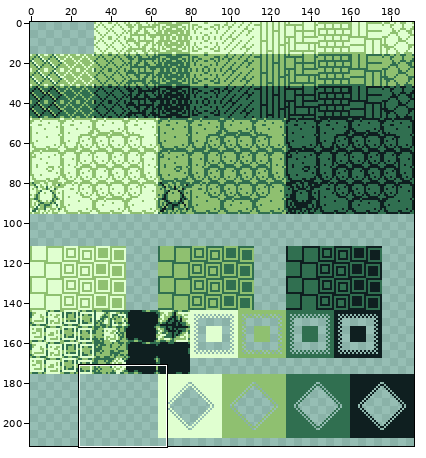
Sprite sheet, stored at skylands-of-solarus/data/tilesets/dungeon/d_fc_trv_floors_01.tiles.png. The first picture is a wide view before the edit; the outline marks the close-up.
Close-up. Earlier state:
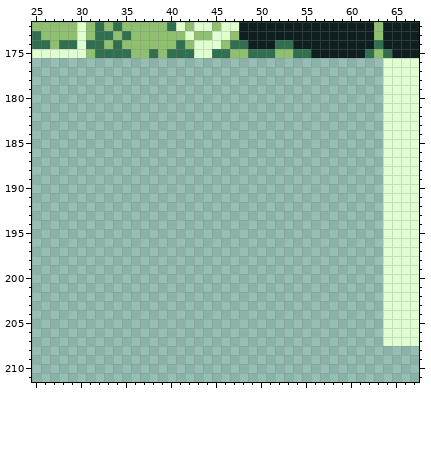
The file is 192x256 pixels. Shown: x 25..67, y 172..211. The wide view leaves out empty margins.
After the commit:
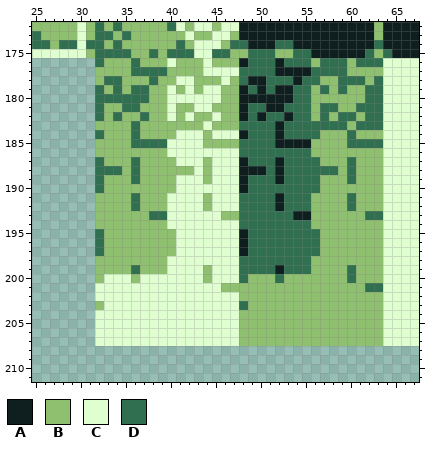
Palette (. is transparent): A #0f1f20  B #8fc070  C #e0ffd0  D #306f50
Diff:
y 176: x 32..63 ................................ -> DBBBDBBBCBBBCBBBADDDADDDBDDDBDDD
y 177: x 32..63 ................................ -> BBBBDDDDBBBBCCCCDDDDAAAADDDDBBBB
y 178: x 32..63 ................................ -> BDDBBBDBBCCBBBCBDAADDDADDBBDDDBD
y 179: x 32..63 ................................ -> DBDBDDBBCBCBCCBBADADAADDBDBDBBDD
y 180: x 32..63 ................................ -> DDDDDDBBCCCCCCBBAAAAAADDBBBBBBDD
y 181: x 32..63 ................................ -> DBBDDBBBCBBCCBBBADDAADDDBDDBBDDD
y 182: x 32..63 ................................ -> DBDBBDBBCBCBBCBBADADDADDBDBDDBDD
y 183: x 32..63 ................................ -> BBBBDBBBBBBBCBBBDDDDADDDDDDDBDDD
y 184: x 32..63 ................................ -> DBBBDBBBBCCCBCCCADDDADDDDBBBDBBB
y 185: x 32..63 ................................ -> BBBBDDDDCCCCBBBBDDDDAAAABBBBDDDD
y 186: x 32..63 ................................ -> BBBBBBBBCCCCCCCCDDDDDDDDBBBBBBBB
y 187: x 32..63 ................................ -> DBBBDBBBBCCCBCCCADDDADDDDBBBDBBB
y 188: x 32..63 ................................ -> DDDBDBBBBBBCBCCCAAADADDDDDDBDBBB
y 189: x 32..63 ................................ -> DBBBDBBBBCCCBCCCADDDADDDDBBBDBBB
y 190: x 32..63 ................................ -> DBBBBBBBBCCCCCCCADDDDDDDDBBBBBBB
y 191..192: x 32..63 ................................ -> BBBBDBBBCCCCBCCCDDDDADDDBBBBDBBB
y 193: x 32..63 ................................ -> BBBBBBDDCCCCCCBBDDDDDDAABBBBBBDD
y 194: x 32..63 ................................ -> BBBBBBBBCCCCCCCCDDDDDDDDBBBBBBBB
y 195..197: x 32..63 ................................ -> DBBBBBBBBCCCCCCCADDDDDDDDBBBBBBB
y 198: x 32..63 ................................ -> BBBBBBBBCCCCCCCCDDDDDDDDBBBBBBBB
y 199: x 32..63 ................................ -> BBBBDBBBCCCCBCCCDDDDADDDBBBBDBBB
y 200: x 32..63 ................................ -> BCCCBCCCCCCCBCCCDBBBDBBBBBBBDBBB
y 201: x 32..63 ................................ -> CCCCCCCCCCCCCCBBBBBBBBBBBBBBBBDD
y 202: x 32..63 ................................ -> CCCCCCCCCCCCCCCCBBBBBBBBBBBBBBBB
y 203: x 32..63 ................................ -> BCCCCCCCCCCCCCCCDBBBBBBBBBBBBBBB
y 204..207: x 32..63 ................................ -> CCCCCCCCCCCCCCCCBBBBBBBBBBBBBBBB
